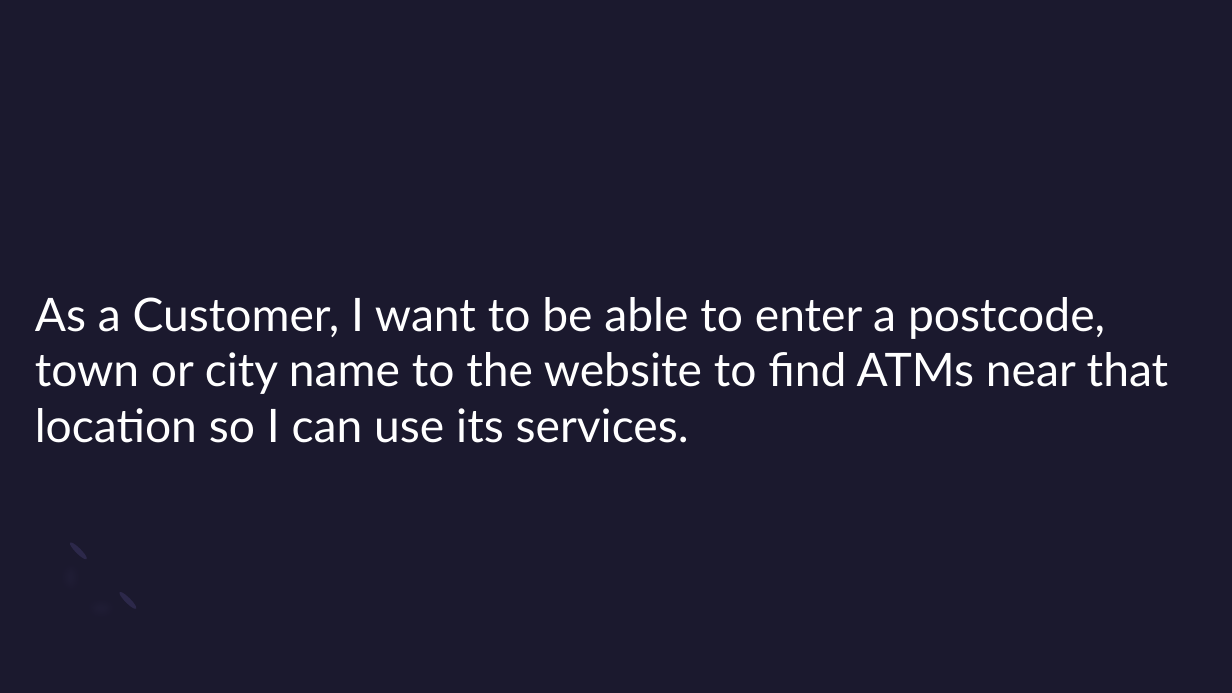
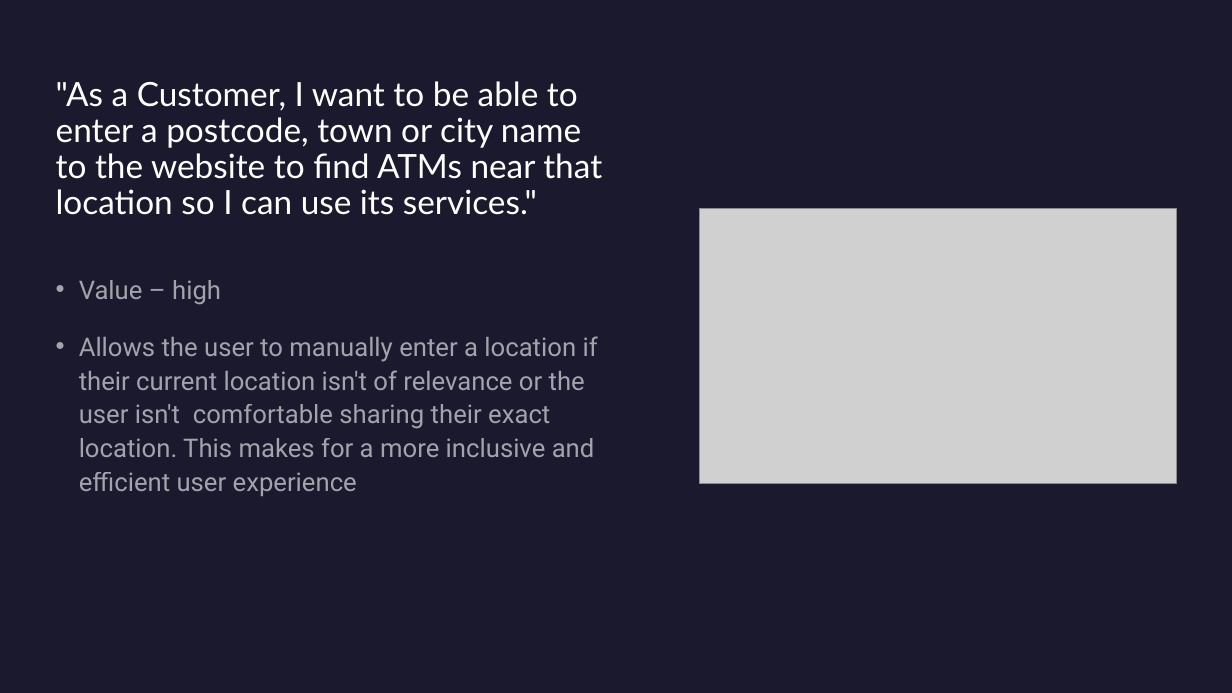
Before and after one commit to Jackson-Stewart/ac31007-Assignment-Repo, a slide deck: slide 5 of Sprint Review.pptx (slide 10 before the commit). Drawn at 1232x693 pixels with LibreOffice and Linux fonts; fonts in the diff are those of the drawing; grey boxes stand for pictures. Boxes give left, top, right and bottom in pixels: in the first picture for what was removed or moved away, otherwise in the second. Text is boxed around its words. In the diff, an @@ line names an element or a change of style, - is before the commit and + after.

```diff
--- a/Sprint Review.pptx
+++ b/Sprint Review.pptx
@@ rectangle added at [0,0,1232,693], fill #1B192E @@
@@ title ""As a Customer, I want ..." at [56,81,602,215]: vertical alignment top to bottom @@
@@ title at [56,81,602,215]: text changed; size 36 to 26 pt @@
-As a Customer, I want to be able to enter a postcode, town or city name to the website to find ATMs near that location so I can use its services.
+"As a Customer, I want to be able to enter a postcode, town or city name to the website to find ATMs near that location so I can use its services."
@@ picture added at [700,209,1177,484] @@
@@ text added at [79,280,598,496], 20 pt, text #FFFFFF at 60% opacity @@
+• Value – high
+• Allows the user to manually enter a location if their current location isn't of relevance or the user isn't comfortable sharing their exact location. This makes for a more inclusive and efficient user experience
@@ freeform shape removed at [36,538,140,642] @@
@@ ellipse removed at [68,540,89,561] @@
@@ ellipse removed at [117,590,138,611] @@
```
Also in this commit, not shown: 2 other slides changed, 11 slides added, 10 slides removed.
